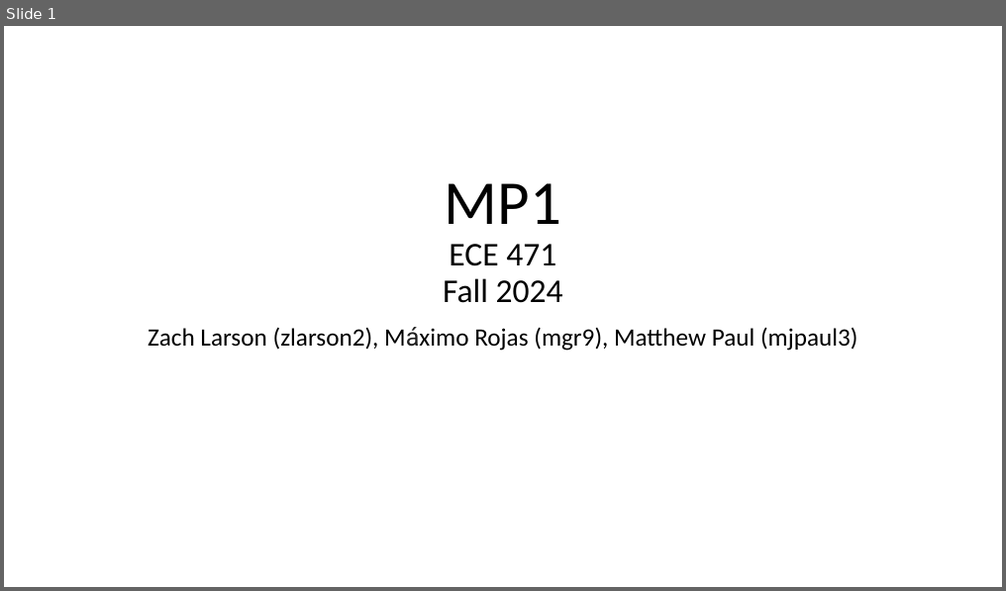
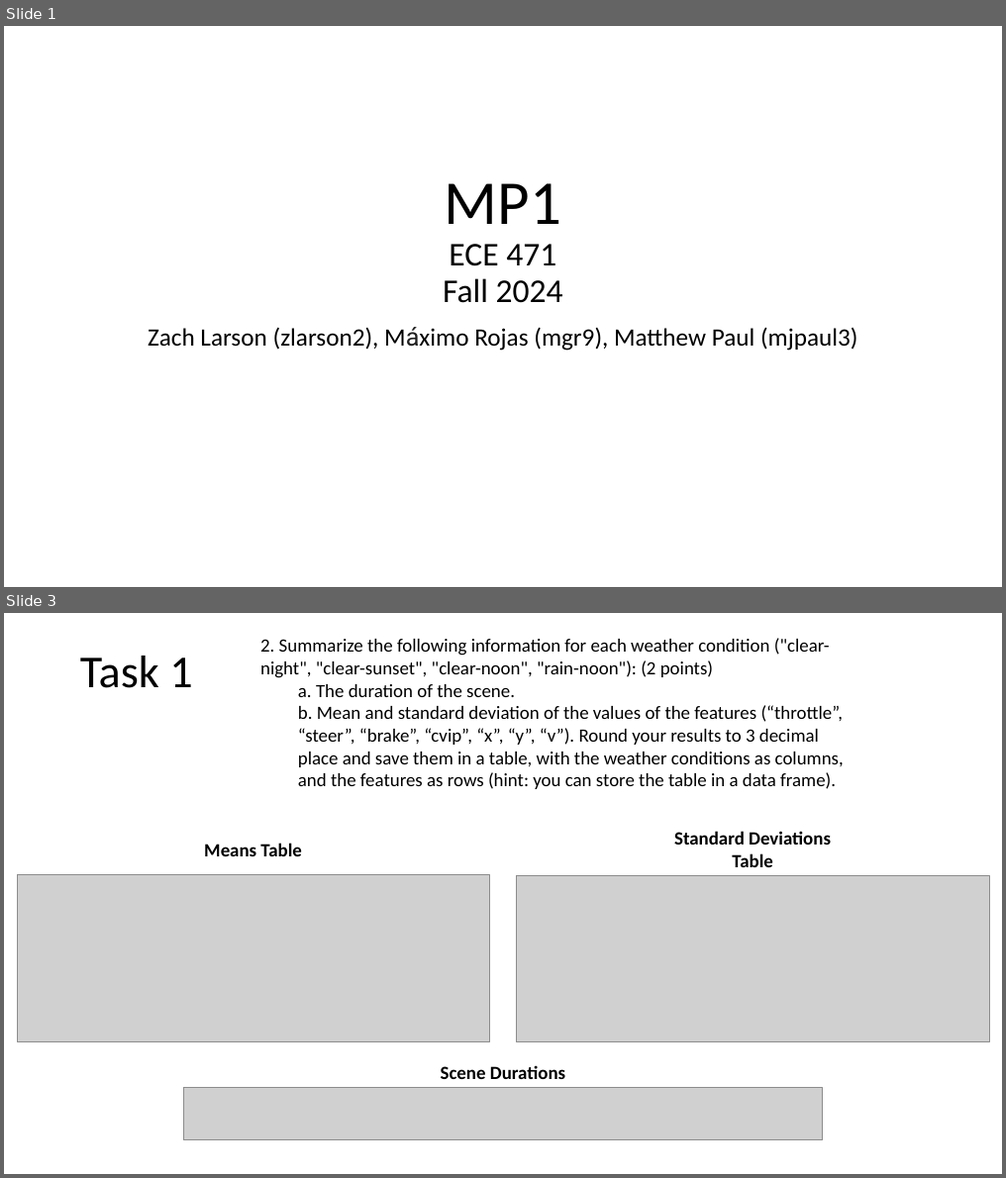
Before and after one commit to mrojaspell/MP1, a slide deck: mp1_powerpoint.pptx. Shown one above the other, each under a label of ours: slide 1 before the commit, slides 1 and 3 after it; the slides between them are not shown. The pictures are 1006x591 and 1006x1178 pixels, drawn with LibreOffice and Linux fonts; fonts in the diff are those of the drawing; grey boxes stand for pictures. Boxes give left, top, right and bottom in pixels: in the first picture for what was removed or moved away, otherwise in the second. Text is boxed around its words. In the diff, an @@ line names an element or a change of style, - is before the commit and + after.

```diff
--- a/mp1_powerpoint.pptx
+++ b/mp1_powerpoint.pptx
@@ slide 3 added at <box>4,613,1002,1174</box>, background #FFFFFF @@
@@ text added at <box>260,638,844,789</box>, 18 pt, text #000000 @@
+2. Summarize the following information for each weather condition ("clear-night", "clear-sunset", "clear-noon", "rain-noon"): (2 points)
+  a. The duration of the scene.
+  b. Mean and standard deviation of the values of the features (“throttle”, “steer”, “brake”, “cvip”, “x”, “y”, “v”). Round your results to 3 decimal place and save them in a table, with the weather conditions as columns, and the features as rows (hint: you can store the table in a data frame).
@@ title added at <box>80,656,192,688</box>, 44 pt, text #000000 @@
+Task 1
@@ text added at <box>204,843,302,857</box>, 18 pt, text #000000, bold @@
+Means Table
@@ text added at <box>674,831,831,867</box>, 18 pt, text #000000, bold @@
+Standard Deviations Table
@@ picture added at <box>17,875,489,1042</box> @@
@@ picture added at <box>516,875,989,1042</box> @@
@@ picture added at <box>183,1087,823,1140</box> @@
@@ text added at <box>441,1065,565,1079</box>, 18 pt, text #000000, bold @@
+Scene Durations
```
Also in this commit, not shown: 11 slides changed, 1 other slide added, 1 slide removed.
